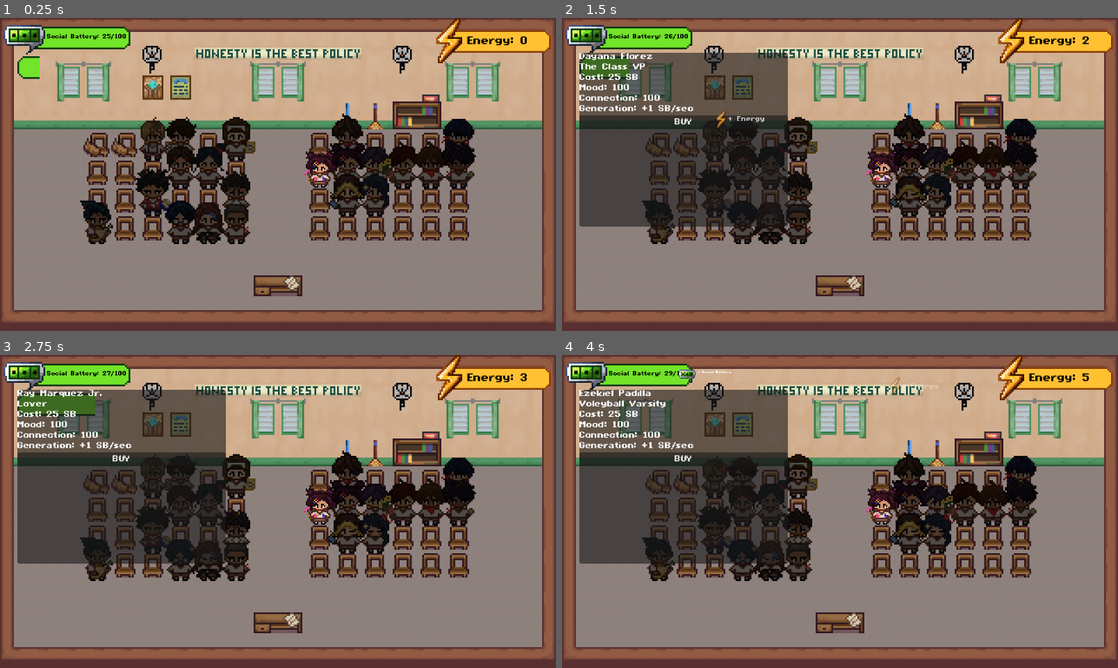
Above: before the commit, frames 1-4 (two rows, left to right).
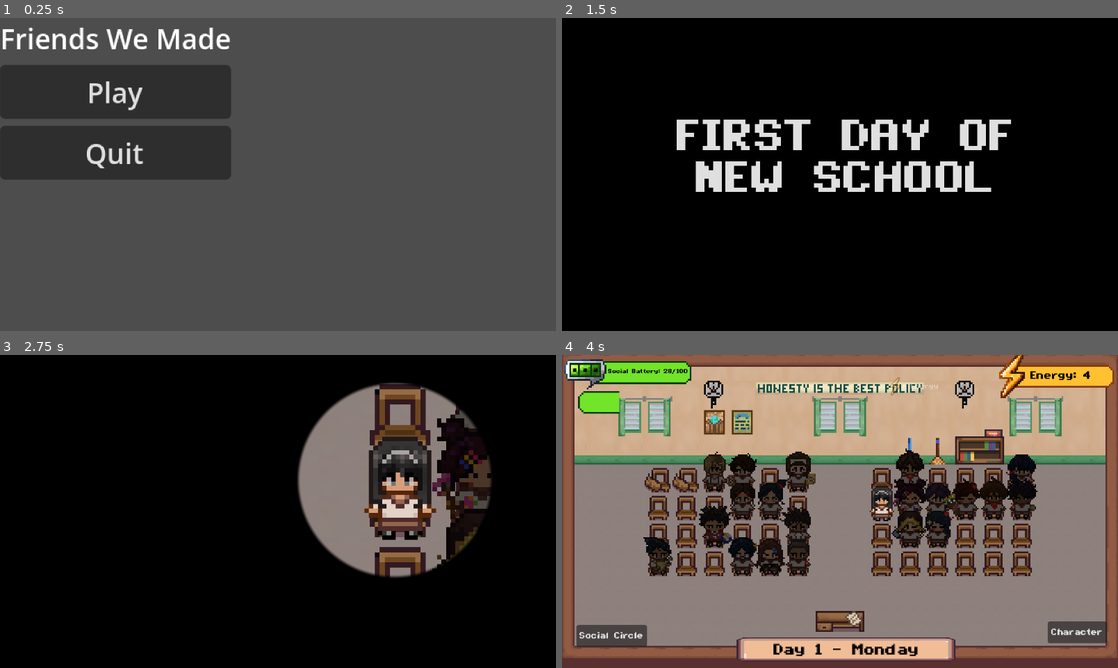
Above: after the commit, the same moments.

Repository: AzeOcram/checkpoint-gamejam
Game: Godot game, scene res://scenes/main_menu/main_menu.tscn
The game is run twice, just before and just after one commit, with the same random seed, the same clock (stepped at 60 frames per second) and the same inputs. Before the commit the project starts from res://scenes/main/main.tscn.
Inputs (mouse positions are in pixels of both pictures, inside the frame that each line leads up to):
- Up to frame 1 (0.25 s): no input
- Up to frame 2 (1.5 s): click (678, 93) at 0.5 s, where only the run after the commit has a clickable "Play"; click (723, 146) at 1.27 s
- Up to frame 3 (2.75 s): tap Enter at 2 s; move the mouse to (400, 495) at 2.02 s; press the mouse at (400, 495) at 2.03 s
- Up to frame 4 (4 s): move the mouse to (728, 527) at 2.77 s; release the mouse at (728, 527) at 2.78 s; hold S 2.78-3.53 s; click (728, 527) at 2.85 s; move the mouse to (895, 442) at 3.52 s; press the mouse at (895, 442) at 3.53 s

The runs differ from the first frame. In frame 1, 98% of the frame differs, in the area x 0-100%, y 0-100%; in frame 2, 96%; in frame 3, 95%; in frame 4, 38%.

Commit message:
feat(ui): added opening cutscene

Diff:
--- a/project.godot
+++ b/project.godot
@@ -11,7 +11,7 @@
 [application]
 
 config/name="friend-game"
-run/main_scene="uid://dt1hh84lovq45"
+run/main_scene="uid://bkyiouepfm3r8"
 config/features=PackedStringArray("4.7", "GL Compatibility")
 config/icon="res://icon.svg"
 
--- a/scenes/friends/friend_map_node.tscn
+++ b/scenes/friends/friend_map_node.tscn
@@ -9,9 +9,11 @@
 anchor_bottom = 1.0
 grow_horizontal = 2
 grow_vertical = 2
+scale = Vector2(0.9, 0.9)
 script = ExtResource("1_c68yb")
 
 [node name="TextureButton" type="TextureButton" parent="." unique_id=1859450345]
 layout_mode = 0
-offset_right = 40.0
+offset_left = 1.5
+offset_right = 41.5
 offset_bottom = 40.0
--- /dev/null
+++ b/scenes/main/day_intro_cutscene.gdshader
@@ -0,0 +1,23 @@
+shader_type canvas_item;
+
+uniform float radius = 0.0;
+uniform vec2 center = vec2(0.5, 0.5);
+
+void fragment() {
+	vec2 pos = UV - center;
+
+	// 16:9 correction
+	pos.x *= 16.0 / 9.0;
+
+	float distance_from_center = length(pos);
+
+	float edge = 0.015;
+
+	float alpha = smoothstep(
+		radius - edge,
+		radius,
+		distance_from_center
+	);
+
+	COLOR = vec4(0.0, 0.0, 0.0, alpha);
+}
--- /dev/null
+++ b/scenes/main/day_intro_cutscene.tscn
@@ -0,0 +1,38 @@
+[gd_scene format=3 uid="uid://b8y10xrbjdsct"]
+
+[ext_resource type="Script" uid="uid://dfuncub5cf2r2" path="res://scripts/main/day_intro_cutscene.gd" id="1_4yxdg"]
+[ext_resource type="Theme" uid="uid://ci2awbvgnfkxm" path="res://resources/themes/main_theme.tres" id="1_tv7bg"]
+[ext_resource type="Shader" uid="uid://dnfdxn8b0re4u" path="res://scenes/main/day_intro_cutscene.gdshader" id="1_vrs63"]
+
+[sub_resource type="ShaderMaterial" id="ShaderMaterial_4yxdg"]
+shader = ExtResource("1_vrs63")
+shader_parameter/radius = 0.5
+shader_parameter/center = Vector2(0.71, 0.4)
+
+[node name="DayIntroCutscene" type="CanvasLayer" unique_id=1452003855]
+script = ExtResource("1_4yxdg")
+
+[node name="BlackScreen" type="ColorRect" parent="." unique_id=349170487]
+material = SubResource("ShaderMaterial_4yxdg")
+anchors_preset = 15
+anchor_right = 1.0
+anchor_bottom = 1.0
+grow_horizontal = 2
+grow_vertical = 2
+color = Color(0, 0, 0, 1)
+
+[node name="DayTitle" type="Label" parent="." unique_id=1373237504]
+offset_left = -28.0
+offset_top = 58.0
+offset_right = 356.0
+offset_bottom = 103.0
+theme = ExtResource("1_tv7bg")
+theme_override_font_sizes/font_size = 20
+text = "FIRST DAY OF
+NEW SCHOOL"
+horizontal_alignment = 1
+vertical_alignment = 1
+
+[node name="Camera2D" type="Camera2D" parent="." unique_id=1017223355]
+position = Vector2(160, 91)
+zoom = Vector2(3, 3)
--- /dev/null
+++ b/scenes/main/day_system.tscn
@@ -0,0 +1,25 @@
+[gd_scene format=3 uid="uid://csfdcauwigc5m"]
+
+[ext_resource type="Script" uid="uid://dgt04bu6ox588" path="res://scripts/main/day_system.gd" id="1_nrl73"]
+[ext_resource type="Theme" uid="uid://ci2awbvgnfkxm" path="res://resources/themes/main_theme.tres" id="2_tsiin"]
+[ext_resource type="Texture2D" uid="uid://01vvf2i53lw4" path="res://assets/ui/main_menu/Buttons/3.PNG" id="3_1vb1b"]
+
+[node name="DaySystem" type="Node" unique_id=2092449202]
+script = ExtResource("1_nrl73")
+
+[node name="Sprite2D" type="Sprite2D" parent="." unique_id=191321488]
+position = Vector2(163.5, 170)
+scale = Vector2(1.1015626, 0.4)
+texture = ExtResource("3_1vb1b")
+
+[node name="Label" type="Label" parent="." unique_id=1625430014]
+offset_left = 93.00001
+offset_top = 159.0
+offset_right = 235.0
+offset_bottom = 182.0
+theme = ExtResource("2_tsiin")
+theme_override_colors/font_color = Color(0, 0, 0, 1)
+theme_override_font_sizes/font_size = 7
+text = "Day 1 - Wednesday"
+horizontal_alignment = 1
+vertical_alignment = 1
--- a/scenes/main/main.tscn
+++ b/scenes/main/main.tscn
@@ -16,6 +16,8 @@
 [ext_resource type="PackedScene" uid="uid://cs7j61ssisf55" path="res://scenes/stats/stats_shop.tscn" id="12_statshop"]
 [ext_resource type="PackedScene" uid="uid://dn1fwhj4kf13w" path="res://scenes/qte/event_qte_system.tscn" id="13_raeie"]
 [ext_resource type="AudioStream" uid="uid://dn0y248f3pp8j" path="res://assets/audio/checkpoint_bgm_v1.ogg" id="14_raeie"]
+[ext_resource type="PackedScene" uid="uid://csfdcauwigc5m" path="res://scenes/main/day_system.tscn" id="16_nvumn"]
+[ext_resource type="PackedScene" uid="uid://b8y10xrbjdsct" path="res://scenes/main/day_intro_cutscene.tscn" id="18_ou6is"]
 
 [node name="Main" type="Control" unique_id=487311497]
 layout_mode = 3
@@ -30,10 +32,9 @@
 [node name="Map" parent="." unique_id=516033369 instance=ExtResource("2_raeie")]
 
 [node name="Player" parent="." unique_id=470255114 instance=ExtResource("1_hyk8p")]
-position = Vector2(184, 88)
+position = Vector2(184, 86)
 
 [node name="UI" type="Control" parent="." unique_id=159778214]
-visible = false
 anchors_preset = 0
 offset_right = 40.0
 offset_bottom = 40.0
@@ -98,10 +99,14 @@
 
 [node name="EventQTESystem" parent="Systems" unique_id=492177173 instance=ExtResource("13_raeie")]
 
+[node name="DaySystem" parent="Systems" unique_id=2092449202 instance=ExtResource("16_nvumn")]
+
 [node name="BGM" type="AudioStreamPlayer2D" parent="." unique_id=304929106]
 stream = ExtResource("14_raeie")
 autoplay = true
 parameters/looping = true
 
+[node name="DayIntroCutscene" parent="." unique_id=1452003855 instance=ExtResource("18_ou6is")]
+
 [connection signal="pressed" from="UI/SocialCircleButton" to="UI" method="_on_social_circle_button_pressed"]
 [connection signal="pressed" from="UI/CharacterButton" to="UI" method="_on_character_button_pressed"]
--- a/scenes/player/player.tscn
+++ b/scenes/player/player.tscn
@@ -1,11 +1,22 @@
 [gd_scene format=3 uid="uid://bu4sfbhb1lyqp"]
 
 [ext_resource type="Script" uid="uid://dy2fa1g4nauj7" path="res://scripts/player/player.gd" id="1_8afob"]
-[ext_resource type="Texture2D" uid="uid://d52adani5bg0" path="res://assets/art/characters/CLASSMATES/Artist Girl/IMG_2994.PNG" id="2_dovo2"]
+[ext_resource type="Texture2D" uid="uid://bhbvxmbgqkw14" path="res://assets/art/characters/MC Female/1.PNG" id="2_dovo2"]
+[ext_resource type="Script" uid="uid://ogiut6snsuuq" path="res://scripts/player/player_visual.gd" id="2_lvxji"]
+[ext_resource type="Texture2D" uid="uid://buym6r5yfn66k" path="res://assets/art/characters/MC Female/2.PNG" id="3_gmlin"]
 
 [node name="Player" type="Node2D" unique_id=1239961759]
 scale = Vector2(0.8, 0.8)
 script = ExtResource("1_8afob")
 
-[node name="Sprite2D" type="Sprite2D" parent="." unique_id=50543463]
+[node name="PlayerVisual" type="Node2D" parent="." unique_id=594639489]
+scale = Vector2(1.1, 1.1)
+script = ExtResource("2_lvxji")
+
+[node name="Sprite2D" type="Sprite2D" parent="PlayerVisual" unique_id=50543463]
+scale = Vector2(0.99999994, 0.99999994)
 texture = ExtResource("2_dovo2")
+
+[node name="Sprite2D2" type="Sprite2D" parent="PlayerVisual" unique_id=1560291247]
+scale = Vector2(0.99999994, 0.99999994)
+texture = ExtResource("3_gmlin")
--- a/scripts/friends/friend_map_node.gd
+++ b/scripts/friends/friend_map_node.gd
@@ -39,13 +39,17 @@
 
 
 func start_animation() -> void:
+	var showing_sprite_1 := true
+
 	while true:
 		await get_tree().create_timer(randf_range(1.0, 3.0)).timeout
 
 		if data == null:
 			return
 
-		if randf() < 0.5:
+		showing_sprite_1 = !showing_sprite_1
+
+		if showing_sprite_1:
 			texture_button.texture_normal = data.sprite
 		else:
 			texture_button.texture_normal = data.sprite2
--- /dev/null
+++ b/scripts/main/day_intro_cutscene.gd
@@ -0,0 +1,73 @@
+extends CanvasLayer
+class_name DayIntroCutscene
+
+
+@onready var black_screen: ColorRect = $BlackScreen
+@onready var day_title: Label = $DayTitle
+@onready var camera: Camera2D = $Camera2D
+
+
+func _ready() -> void:
+	# Initial camera close-up
+	camera.zoom = Vector2(3.0, 3.0)
+
+	# Initial black screen
+	black_screen.material.set_shader_parameter("radius", 0.0)
+
+	# Show day title
+	day_title.modulate.a = 1.0
+
+	start_cutscene()
+
+
+func start_cutscene() -> void:
+	# Show text
+	day_title.text = "FIRST DAY OF\nNEW SCHOOL"
+	day_title.modulate.a = 1.0
+
+	await get_tree().create_timer(0.9).timeout
+
+
+	# Fade out text
+	var text_tween := create_tween()
+	text_tween.tween_property(
+		day_title,
+		"modulate:a",
+		0.0,
+		0.4
+	)
+
+	await text_tween.finished
+
+
+	# Small circle around player
+	black_screen.material.set_shader_parameter("radius", 0.18)
+
+	await get_tree().create_timer(0.7).timeout
+
+
+	# Zoom out + expand circle together
+	var reveal_tween := create_tween()
+
+	reveal_tween.tween_method(
+		Callable(self, "_update_reveal"),
+		0.0,
+		1.0,
+		1.5
+	).set_trans(Tween.TRANS_QUAD).set_ease(Tween.EASE_IN_OUT)
+
+	await reveal_tween.finished
+
+
+	# Finish cutscene
+	black_screen.visible = false
+
+
+func _update_reveal(progress: float) -> void:
+	# Camera zoom
+	var zoom_value: float = lerp(3.0, 1.0, progress)
+	camera.zoom = Vector2(zoom_value, zoom_value)
+
+	# Circle expansion
+	var radius: float= lerp(0.18, 4.0, progress)
+	black_screen.material.set_shader_parameter("radius", radius)
--- /dev/null
+++ b/scripts/main/day_system.gd
@@ -0,0 +1,53 @@
+extends Node
+class_name DaySystem
+
+
+signal day_changed(day: int, day_name: String)
+
+
+const MINUTES_PER_DAY: float = 3.0
+
+var current_day: int = 1
+
+@onready var day_label: Label = $Label
+
+
+func _ready() -> void:
+	current_day = get_day()
+	update_day_label()
+
+
+func _process(_delta: float) -> void:
+	var new_day := get_day()
+
+	if new_day != current_day:
+		current_day = new_day
+
+		update_day_label()
+
+		print("DAY CHANGED!")
+		print("Day ", current_day, " - ", get_day_name())
+
+		day_changed.emit(current_day, get_day_name())
+
+
+func get_day() -> int:
+	return int(Player.play_time / MINUTES_PER_DAY) + 1
+
+
+func get_day_name() -> String:
+	var days := [
+		"Monday",
+		"Tuesday",
+		"Wednesday",
+		"Thursday",
+		"Friday"
+	]
+
+	var index := (current_day - 1) % days.size()
+
+	return days[index]
+
+
+func update_day_label() -> void:
+	day_label.text = "Day " + str(current_day) + " - " + get_day_name()
--- /dev/null
+++ b/scripts/player/player_visual.gd
@@ -0,0 +1,26 @@
+extends Node2D
+
+# Nodes
+@onready var sprite_1: Sprite2D = $Sprite2D
+@onready var sprite_2: Sprite2D = $Sprite2D2
+
+# Animation
+var animation_timer: float = 0.0
+var animation_interval: float = 0.5
+var showing_sprite_1: bool = true
+
+
+func _ready() -> void:
+	sprite_1.visible = true
+	sprite_2.visible = false
+
+
+func _process(delta: float) -> void:
+	animation_timer += delta
+
+	if animation_timer >= animation_interval:
+		animation_timer = 0.0
+		showing_sprite_1 = !showing_sprite_1
+
+		sprite_1.visible = showing_sprite_1
+		sprite_2.visible = !showing_sprite_1
Binary file added: assets/art/characters/MC Female/1.PNG
Not shown, added: assets/art/characters/MC Female/1.PNG.import
Binary file added: assets/art/characters/MC Female/2.PNG
Not shown, added: assets/art/characters/MC Female/2.PNG.import
Binary file added: assets/art/characters/MC Male/1.PNG
Not shown, added: assets/art/characters/MC Male/1.PNG.import
Binary file added: assets/art/characters/MC Male/2.PNG
Not shown, added: assets/art/characters/MC Male/2.PNG.import
Not shown, added: scenes/main/day_intro_cutscene.gdshader.uid
Not shown, added: scripts/main/day_intro_cutscene.gd.uid
Not shown, added: scripts/main/day_system.gd.uid
Not shown, added: scripts/player/player_visual.gd.uid
